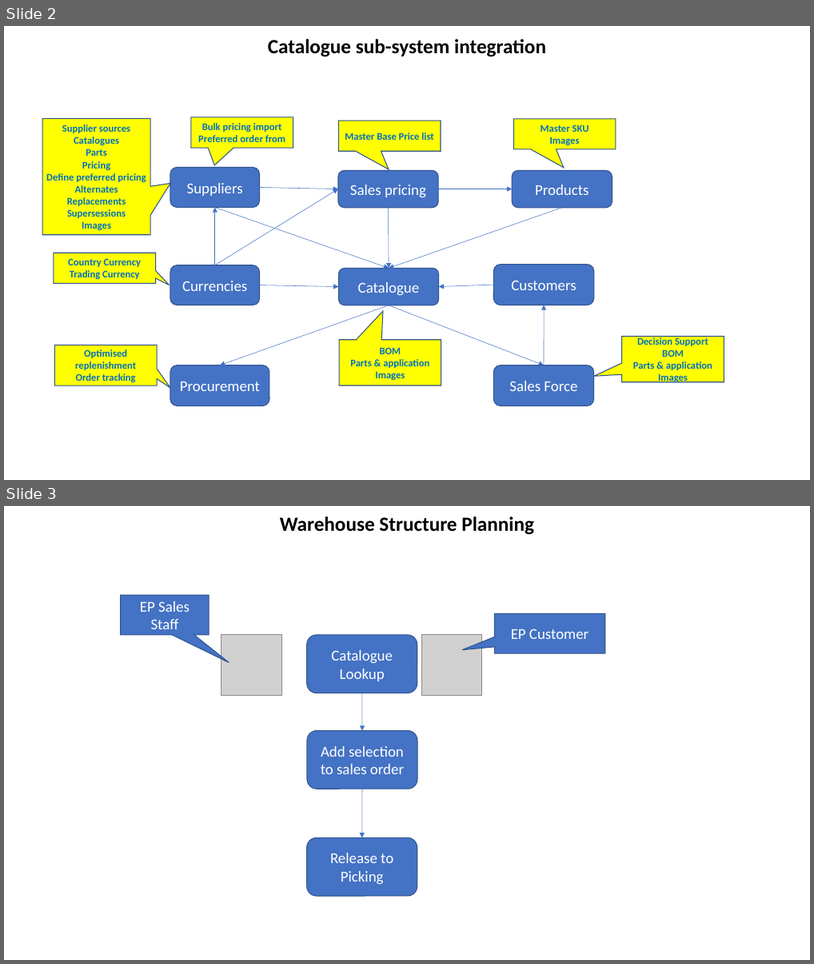
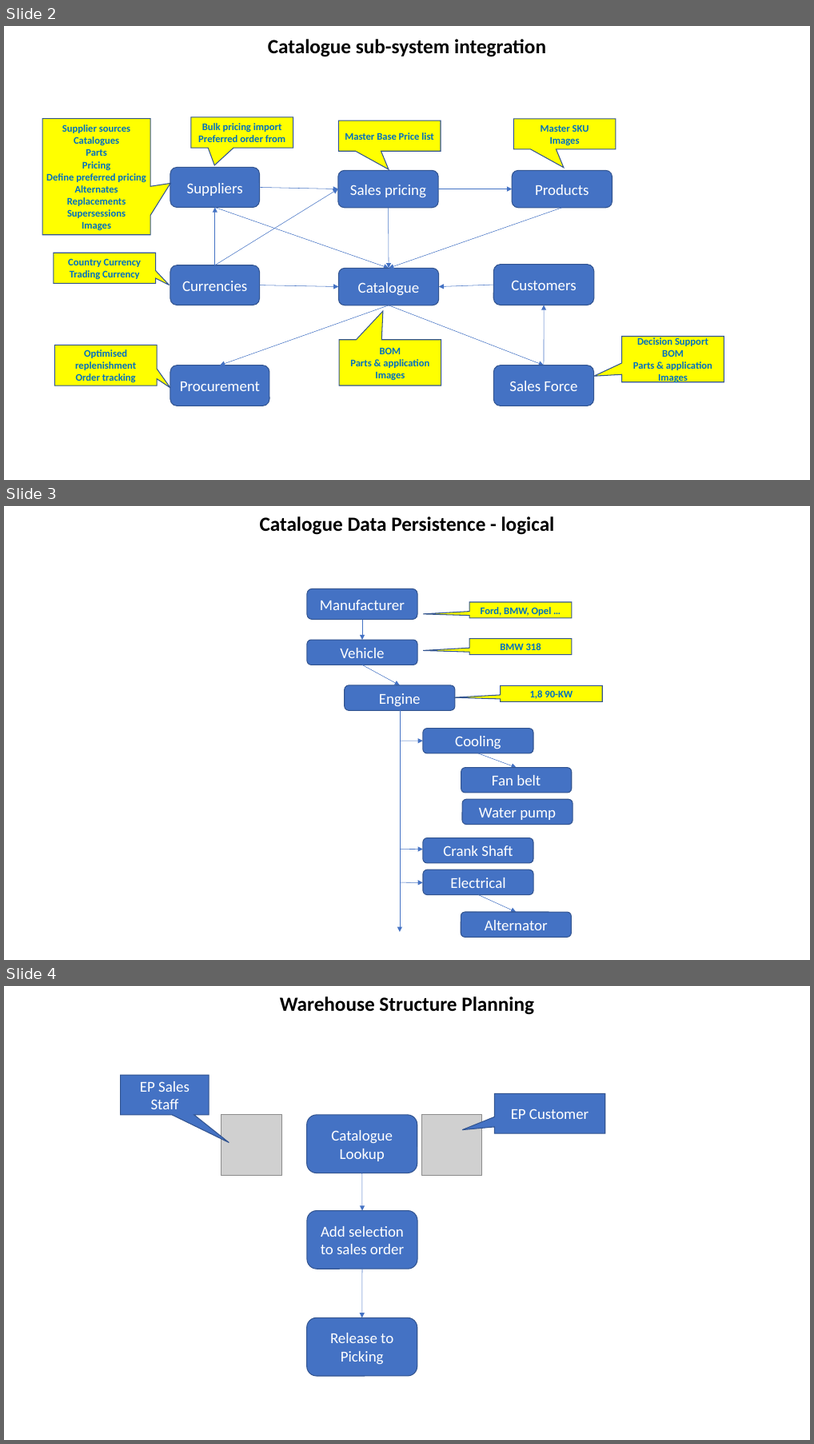
Before and after one commit to JacovdW/ep, a slide deck: Documentation/MasterDiagramV1.pptx. Shown one above the other, each under a label of ours: slides 2 and 3 before the commit, slides 2, 3 and 4 after it. The pictures are 814x964 and 814x1444 pixels, drawn with LibreOffice and Linux fonts; fonts in the diff are those of the drawing; grey boxes stand for pictures. Boxes give left, top, right and bottom in pixels: in the first picture for what was removed or moved away, otherwise in the second. Text is boxed around its words. In the diff, an @@ line names an element or a change of style, - is before the commit and + after.

```diff
--- a/Documentation/MasterDiagramV1.pptx
+++ b/Documentation/MasterDiagramV1.pptx
@@ slide 3 added at bbox=[4, 506, 810, 960], background #FFFFFF @@
@@ text added at bbox=[260, 516, 555, 535], 24 pt, text #000000, bold @@
+Catalogue Data Persistence - logical
@@ rounded rectangle added at bbox=[307, 589, 418, 619], fill #4472C4, outline #325491 1 pt, 18 pt, text #FFFFFF @@
+Manufacturer
@@ arrow added from (362, 619) to (362, 640), #4472C4 0.5 pt @@
@@ speech box added at bbox=[470, 602, 572, 618], fill #FFFF00, outline #325491 1 pt, 12 pt, text #0070C0, bold @@
+Ford, BMW, Opel …
@@ rounded rectangle added at bbox=[307, 640, 418, 664], fill #4472C4, outline #325491 1 pt, 18 pt, text #FFFFFF @@
+Vehicle
@@ speech box added at bbox=[470, 639, 572, 654], fill #FFFF00, outline #325491 1 pt, 12 pt, text #0070C0, bold @@
+BMW 318
@@ arrow added from (362, 664) to (400, 685), #4472C4 0.5 pt @@
@@ rounded rectangle added at bbox=[345, 685, 455, 710], fill #4472C4, outline #325491 1 pt, 18 pt, text #FFFFFF @@
+Engine
@@ speech box added at bbox=[501, 686, 603, 701], fill #FFFF00, outline #325491 1 pt, 12 pt, text #0070C0, bold @@
+1,8 90-KW
@@ arrow added from (400, 711) to (400, 932), #4472C4 0.5 pt @@
@@ arrow added from (400, 740) to (423, 740), #4472C4 0.5 pt @@
@@ rounded rectangle added at bbox=[423, 728, 534, 753], fill #4472C4, outline #325491 1 pt, 18 pt, text #FFFFFF @@
+Cooling
@@ rounded rectangle added at bbox=[462, 768, 572, 792], fill #4472C4, outline #325491 1 pt, 18 pt, text #FFFFFF @@
+Fan belt
@@ arrow added from (478, 753) to (517, 768), #4472C4 0.5 pt @@
@@ rounded rectangle added at bbox=[462, 799, 574, 824], fill #4472C4, outline #325491 1 pt, 18 pt, text #FFFFFF @@
+Water pump
@@ rounded rectangle added at bbox=[423, 837, 534, 862], fill #4472C4, outline #325491 1 pt, 18 pt, text #FFFFFF @@
+Crank Shaft
@@ arrow added from (400, 849) to (423, 849), #4472C4 0.5 pt @@
@@ arrow added from (400, 882) to (423, 882), #4472C4 0.5 pt @@
@@ rounded rectangle added at bbox=[423, 869, 534, 894], fill #4472C4, outline #325491 1 pt, 18 pt, text #FFFFFF @@
+Electrical
@@ rounded rectangle added at bbox=[462, 912, 572, 936], fill #4472C4, outline #325491 1 pt, 18 pt, text #FFFFFF @@
+Alternator
@@ arrow added from (479, 894) to (516, 912), #4472C4 0.5 pt @@
@@ what was slide 3 is now slide 4 @@
```
Also in this commit, not shown: 4 other files.
